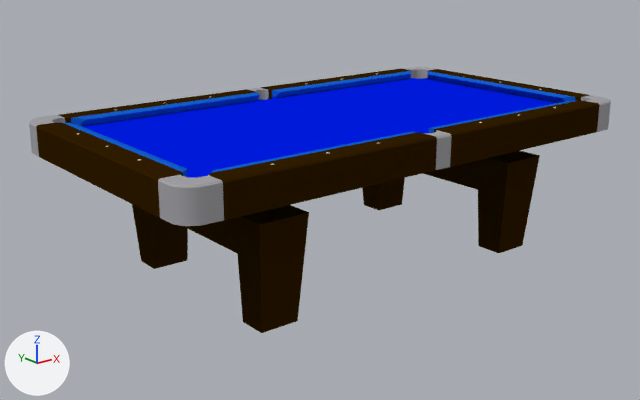
Renders of the Blender file dist/models/p8.blend from each side of a commit.
Before and after are seen from a camera (50 mm lens) standing at (-53.4, -64.2, 17.2) and looking at (-1.5, 0.6, -8.7). Arrows for +X, +Y and +Z are at lower left; the lights stay in place.

Objects in the first picture: 'CornerMetal', 'Cube', 'EndCushion', 'EndRail', 'FullCloth', 'Legs', 'SideCushion', 'SideRail'.
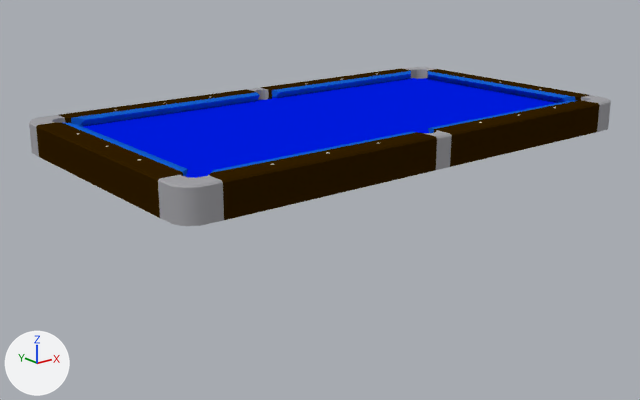
Edits to the bpy script that builds the scene:
```text
Change ob_legs:
    add ob_legs.hide_set(True)
```

Boxes [x1, y1, x2, y2] around the edits, measured in the pictures (640 x 400 px):
'Legs', hidden: before [132, 151, 540, 333]
